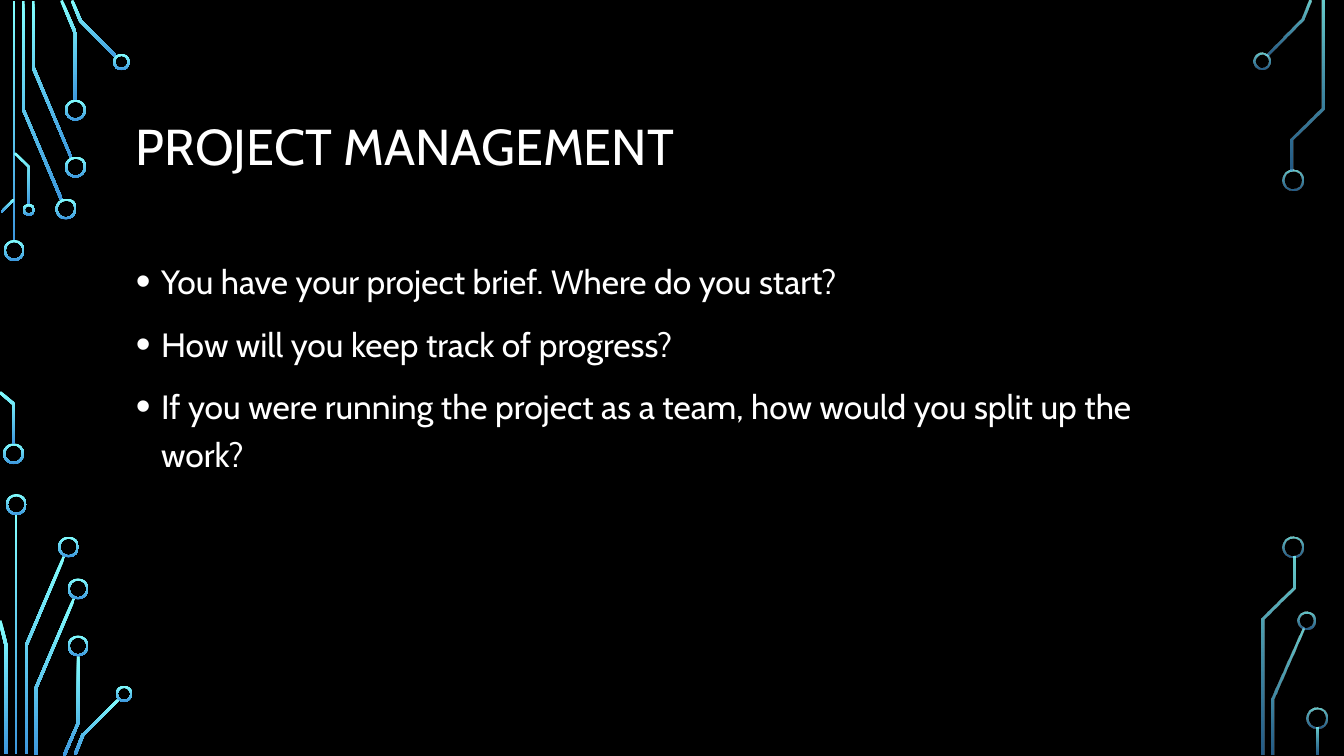
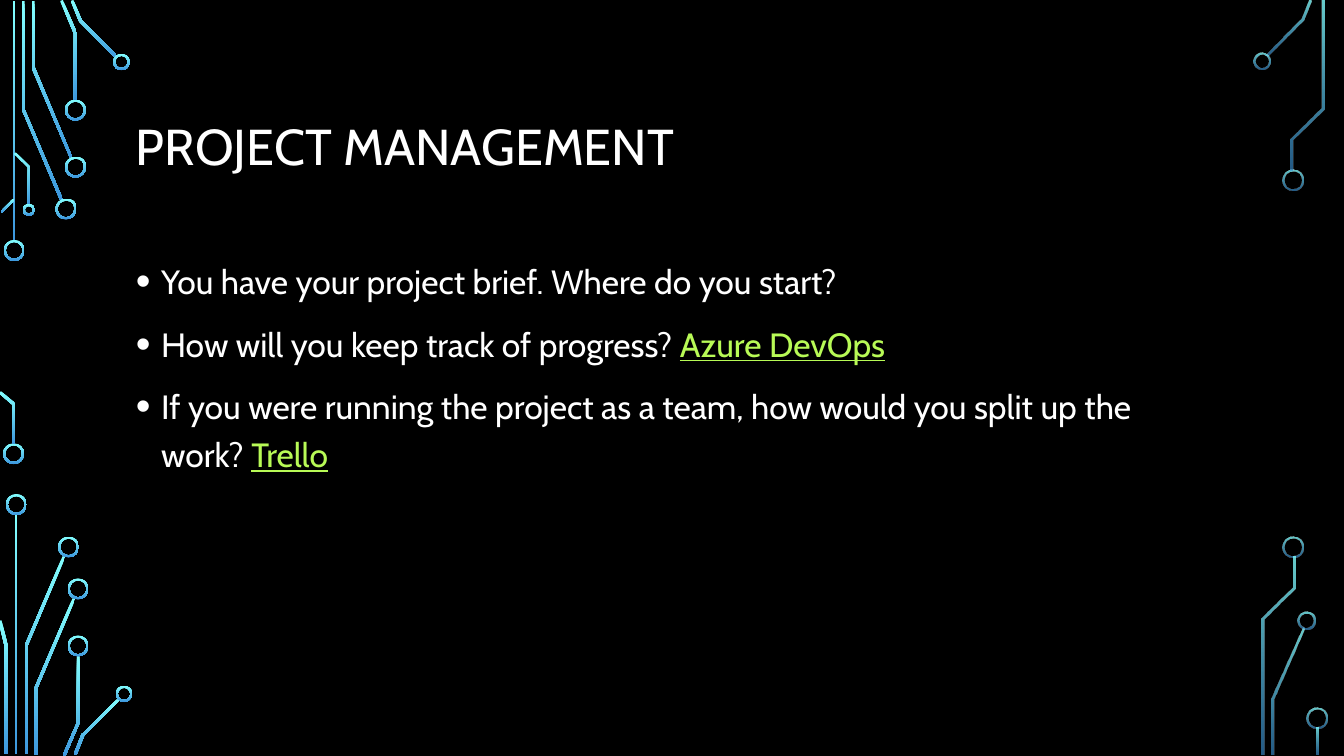
Before and after one commit to andrewjvelez/smap, a slide deck: slide 6 of docs/SMAP Materials Unbranded.pptx. Drawn at 1344x756 pixels with LibreOffice and Linux fonts; fonts in the diff are those of the drawing; background and template pictures are left out. Boxes give left, top, right and bottom in pixels: in the first picture for what was removed or moved away, otherwise in the second. Text is boxed around its words. In the diff, an @@ line names an element or a change of style, - is before the commit and + after.

Commit message:
Added links to Project Management

```diff
--- a/docs/SMAP Materials Unbranded.pptx
+++ b/docs/SMAP Materials Unbranded.pptx
@@ text at (161, 331, 1131, 472): text changed @@
-• How will you keep track of progress?
-• If you were running the project as a team, how would you split up the work?
+• How will you keep track of progress? Azure DevOps
+• If you were running the project as a team, how would you split up the work? Trello
```
